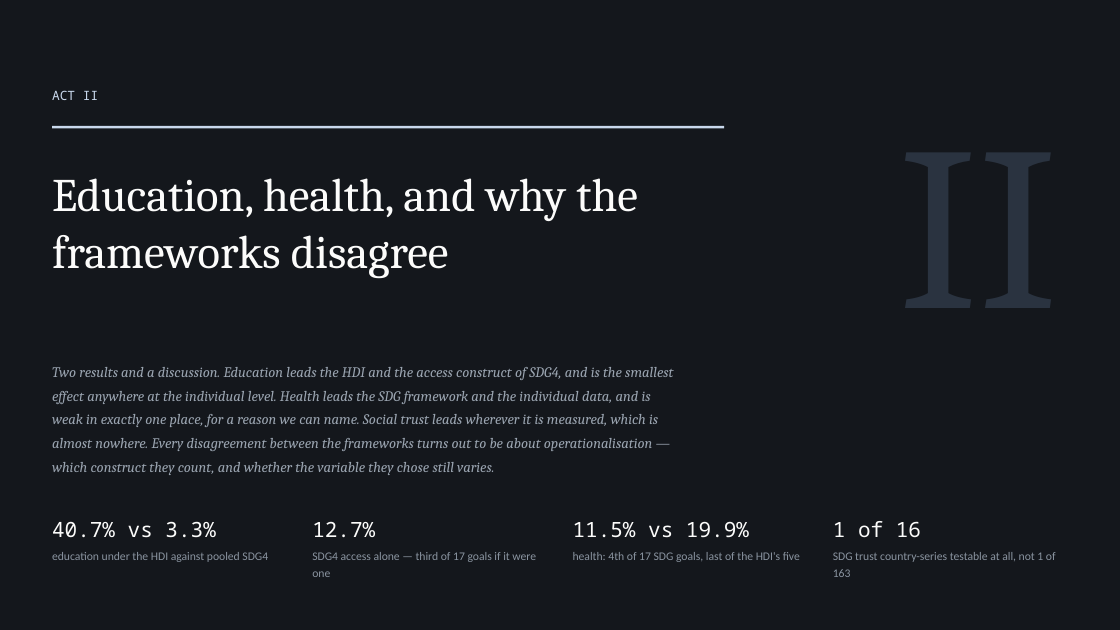
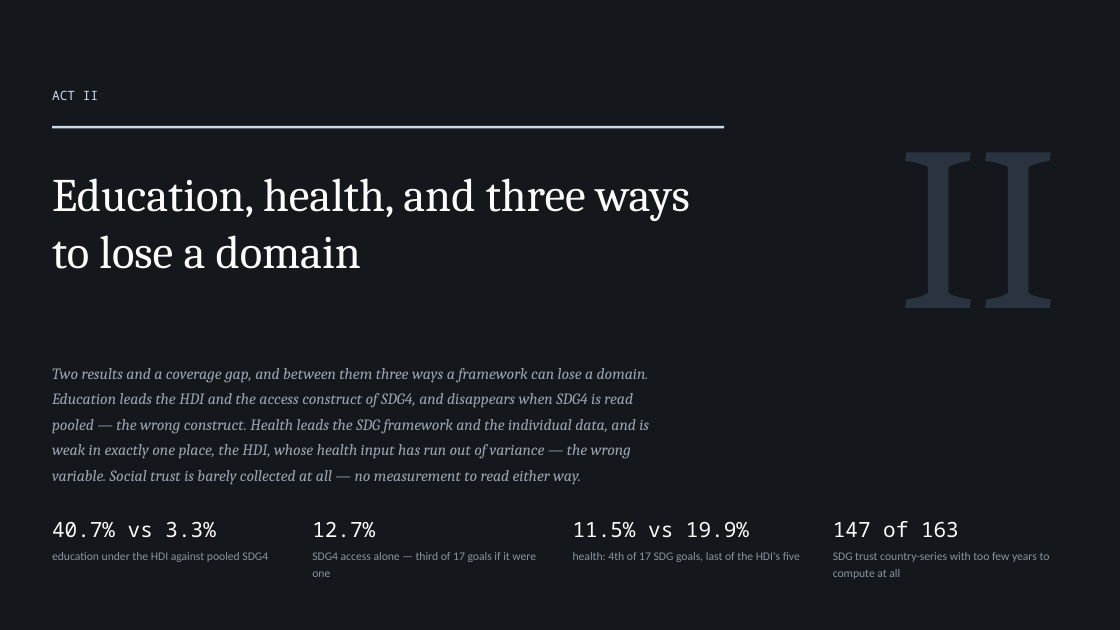
Before and after one commit to cwejnert/HDI-Happiness, a slide deck: slide 10 of deck/Measured_Where_It_Varies.pptx. Drawn at 1120x630 pixels with LibreOffice and Linux fonts; fonts in the diff are those of the drawing. Boxes give left, top, right and bottom in pixels: in the first picture for what was removed or moved away, otherwise in the second. Text is boxed around its words. In the diff, an @@ line names an element or a change of style, - is before the commit and + after.

```diff
--- a/deck/Measured_Where_It_Varies.pptx
+++ b/deck/Measured_Where_It_Varies.pptx
@@ text at (52, 178, 690, 269): text changed @@
-Education, health, and why the frameworks disagree
+Education, health, and three ways to lose a domain
@@ text at (52, 368, 649, 485): text changed; size 12.5 to 13.5 pt @@
-Two results and a discussion. Education leads the HDI and the access construct of SDG4, and is the smallest effect anywhere at the individual level. Health leads the SDG framework and the individual data, and is weak in exactly one place, for a reason we can name. Social trust leads wherever it is measured, which is almost nowhere. Every disagreement between the frameworks turns out to be about operationalisation — which construct they count, and whether the variable they chose still varies.
+Two results and a coverage gap, and between them three ways a framework can lose a domain. Education leads the HDI and the access construct of SDG4, and disappears when SDG4 is read pooled — the wrong construct. Health leads the SDG framework and the individual data, and is weak in exactly one place, the HDI, whose health input has run out of variance — the wrong variable. Social trust is barely collected at all — no measurement to read either way.
@@ text at (833, 521, 1050, 579): text changed @@
-1 of 16
-SDG trust country-series testable at all, not 1 of 163
+147 of 163
+SDG trust country-series with too few years to compute at all
```
Also in this commit, not shown: 6 other slides changed, 1 slide removed, 1 other file.
